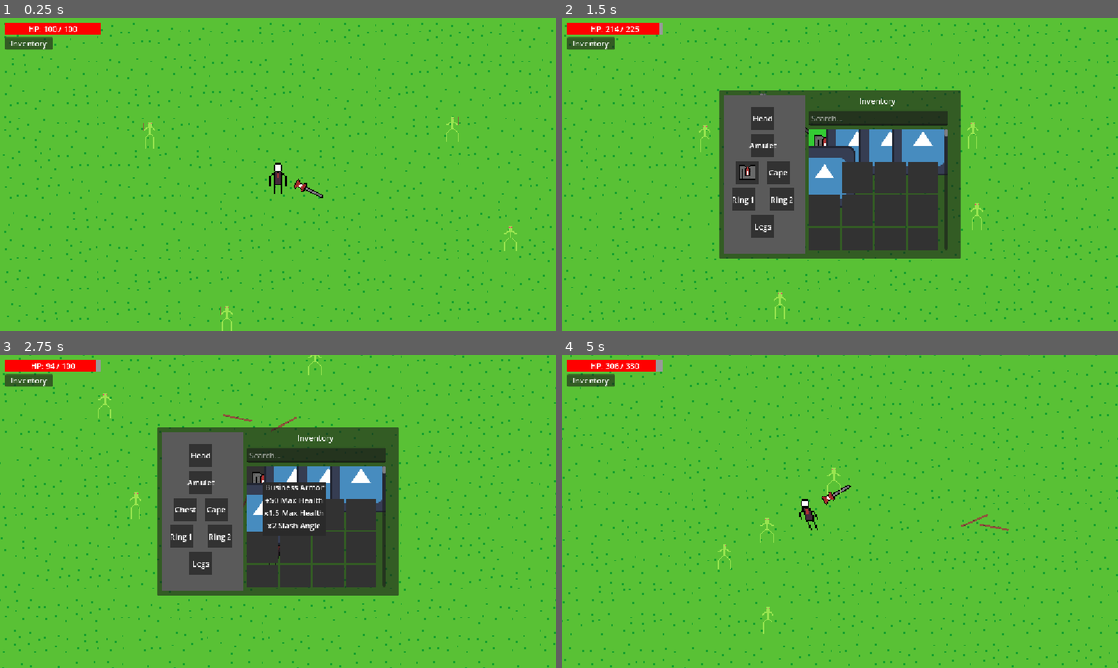
Above: before the commit, frames 1-4 (two rows, left to right).
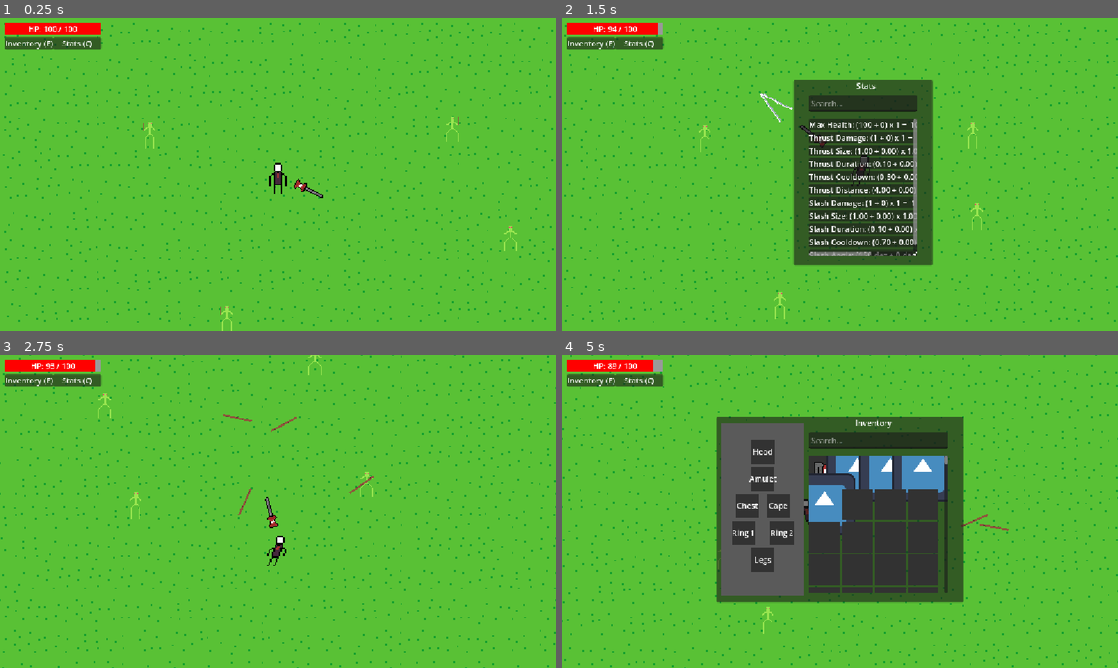
Above: after the commit, the same moments.

Repository: LavaWander/Slesh
Game: Godot game, scene res://world.tscn
The game is run twice, just before and just after one commit, with the same random seed, the same clock (stepped at 60 frames per second) and the same inputs.
Inputs (mouse positions are in pixels of both pictures, inside the frame that each line leads up to):
- Up to frame 1 (0.25 s): no input
- Up to frame 2 (1.5 s): click (589, 43) at 0.5 s; move the mouse to (823, 143) at 1.27 s; hold D (move_right) from 1.28 s (still down); hold C (stats_toggle, bound only after the commit) from 1.28 s (still down); click (823, 143) at 1.42 s
- Up to frame 3 (2.75 s): release D (move_right) at 2.03 s; release C (stats_toggle, bound only after the commit) at 2.03 s; hold S (move_down) from 2.03 s (still down); right-click (261, 480) at 2.1 s; click (261, 480) at 2.17 s; tap C (stats_toggle, bound only after the commit) at 2.3 s
- Up to frame 4 (5 s): move the mouse to (856, 480) at 2.77 s; release S (move_down) at 2.78 s; press the mouse at (856, 480) at 2.78 s; hold D (move_right) 2.78-3.53 s; tap C (stats_toggle, bound only after the commit) at 3.05, 3.8 s; move the mouse to (823, 480) at 3.52 s; release the mouse at (823, 480) at 3.53 s; hold W (move_up) 3.53-4.28 s; tap Shift (run) at 3.6 s; click (823, 480) at 3.67 s; move the mouse to (856, 480) at 4.27 s; hold A (move_left) from 4.28 s (still down); hold C (stats_toggle, bound only after the commit) from 4.28 s (still down); click (856, 480) at 4.42 s; tap E (inventory_toggle) at 4.9 s

The runs differ from the first frame. In frame 1, 0.4% of the frame differs, in the area x 1-19%, y 6-11%; in frame 2, 21%; in frame 3, 24%; in frame 4, 27%, in the area x 1-73%, y 1-79%.

Commit message:
Added stats menu

Diff:
--- a/Game/components/stats_component.gd
+++ b/Game/components/stats_component.gd
@@ -149,7 +149,22 @@
 		"add": add,
 		"mult": mult,
 		"final": final_value,
+		"base_text": _format_stat_value(stat_name, base),
+		"add_text": _format_stat_value(stat_name, add),
+		"mult_text": _format_stat_value(stat_name, mult),
+		"final_text": _format_stat_value(stat_name, final_value),
 	}
+
+func _format_stat_value(stat_name: StringName, value: float) -> String:
+	var meta: Dictionary = STAT_META.get(stat_name, {})
+
+	if meta.get("display_as_degrees", false):
+		return "%d deg" % int(round(rad_to_deg(value)))
+
+	if meta.get("round_to_int", false):
+		return str(int(round(value)))
+
+	return "%.2f" % value
 
 
 
--- a/Game/player/player.tscn
+++ b/Game/player/player.tscn
@@ -82,6 +82,7 @@
 [node name="HealthComponent" type="Node" parent="." unique_id=1778448595]
 script = ExtResource("4_yw30f")
 max_health = 100
+destroy_owner_on_death = true
 metadata/_custom_type_script = "uid://d33y34jivyra6"
 
 [node name="InventoryComponent" type="Node" parent="." unique_id=2133785455]
--- a/Game/project.godot
+++ b/Game/project.godot
@@ -81,6 +81,11 @@
 "events": [Object(InputEventKey,"resource_local_to_scene":false,"resource_name":"","device":-1,"window_id":0,"alt_press …(195 unchanged characters)…
 ]
 }
+stats_toggle={
+"deadzone": 0.2,
+"events": [Object(InputEventKey,"resource_local_to_scene":false,"resource_name":"","device":-1,"window_id":0,"alt_pressed":false,"shift_pressed":false,"ctrl_pressed":false,"meta_pressed":false,"pressed":false,"keycode":0,"physical_keycode":67,"key_label":0,"unicode":99,"location":0,"echo":false,"script":null)
+]
+}
 
 [physics]
 
--- /dev/null
+++ b/Game/ui/common/stat_row.gd
@@ -0,0 +1,14 @@
+extends PanelContainer
+
+@onready var name_label: Label = $MarginContainer/HBoxContainer/NameLabel
+@onready var formula_label: Label = $MarginContainer/HBoxContainer/FormulaLabel
+@onready var final_value_label: Label = $MarginContainer/HBoxContainer/FinalValueLabel
+
+func set_breakdown(breakdown: Dictionary) -> void:
+	name_label.text = breakdown.label + ":"
+	formula_label.text = "(%s + %s) x %s = " % [
+		breakdown.base_text,
+		breakdown.add_text,
+		breakdown.mult_text,
+	]
+	final_value_label.text = breakdown.final_text
--- /dev/null
+++ b/Game/ui/common/stat_row.tscn
@@ -0,0 +1,33 @@
+[gd_scene format=3 uid="uid://dysat8h60tlao"]
+
+[ext_resource type="Script" uid="uid://cl5bjwmpdsxif" path="res://ui/common/stat_row.gd" id="1_uk0gt"]
+
+[node name="StatRow" type="PanelContainer" unique_id=1642379408]
+anchors_preset = 15
+anchor_right = 1.0
+anchor_bottom = 1.0
+offset_right = -993.0
+offset_bottom = -611.0
+grow_horizontal = 2
+grow_vertical = 2
+script = ExtResource("1_uk0gt")
+
+[node name="MarginContainer" type="MarginContainer" parent="." unique_id=454979971]
+layout_mode = 2
+
+[node name="HBoxContainer" type="HBoxContainer" parent="MarginContainer" unique_id=776865798]
+layout_mode = 2
+
+[node name="NameLabel" type="Label" parent="MarginContainer/HBoxContainer" unique_id=34233313]
+layout_mode = 2
+text = "damage"
+
+[node name="FormulaLabel" type="Label" parent="MarginContainer/HBoxContainer" unique_id=163560338]
+layout_mode = 2
+text = "(1 + 2) * 3"
+horizontal_alignment = 1
+
+[node name="FinalValueLabel" type="Label" parent="MarginContainer/HBoxContainer" unique_id=1200053166]
+layout_mode = 2
+text = "9"
+horizontal_alignment = 2
--- a/Game/ui/hud/hud.gd
+++ b/Game/ui/hud/hud.gd
@@ -4,10 +4,12 @@
 
 signal inventory_toggle_requested
 signal inventory_exit_requested
+signal stats_toggle_requested
 
 @onready var health_label: Label = $HealthUI/HealthLabel
 @onready var health_bar: ProgressBar = $HealthUI/HealthBar
 @onready var inventory_button: Button = $InventoryButton/Button
+@onready var stats_button: Button = $StatsButton/Button
 
 var player: Node = null
 var health: HealthComponent = null
@@ -19,6 +21,7 @@
 	_refresh_health_display()
 
 	inventory_button.pressed.connect(_on_inventory_button_pressed)
+	stats_button.pressed.connect(_on_stats_button_pressed)
 
 
 func _find_player() -> void:
@@ -65,9 +68,17 @@
 			return
 		inventory_toggle_requested.emit()
 
+	if event.is_action_pressed("stats_toggle"):
+		if UIState.block_game_input:
+			return
+		stats_toggle_requested.emit()
+
 	if event.is_action_pressed("menu_exit"):
 		inventory_exit_requested.emit()
 
 
 func _on_inventory_button_pressed() -> void:
 	inventory_toggle_requested.emit()
+
+func _on_stats_button_pressed() -> void:
+	stats_toggle_requested.emit()
--- a/Game/ui/hud/hud.tscn
+++ b/Game/ui/hud/hud.tscn
@@ -76,6 +76,36 @@
 anchor_bottom = 1.0
 grow_horizontal = 2
 grow_vertical = 2
-text = "Inventory"
+text = "Inventory (E)"
 horizontal_alignment = 1
 vertical_alignment = 1
+
+[node name="StatsButton" type="Control" parent="." unique_id=1382937315]
+layout_mode = 1
+anchor_left = 0.009000001
+anchor_top = 0.062000003
+anchor_right = 0.095000006
+anchor_bottom = 0.1
+offset_left = 99.631996
+offset_top = -0.1760025
+offset_right = 100.55999
+offset_bottom = 0.19999695
+
+[node name="Button" type="Button" parent="StatsButton" unique_id=1316175335]
+layout_mode = 1
+anchors_preset = 15
+anchor_right = 1.0
+anchor_bottom = 1.0
+grow_horizontal = 2
+grow_vertical = 2
+
+[node name="Label" type="Label" parent="StatsButton" unique_id=1105728608]
+layout_mode = 1
+anchors_preset = 15
+anchor_right = 1.0
+anchor_bottom = 1.0
+grow_horizontal = 2
+grow_vertical = 2
+text = "Stats (C)"
+horizontal_alignment = 1
+vertical_alignment = 1
--- a/Game/ui/inventory/inventory_panel.tscn
+++ b/Game/ui/inventory/inventory_panel.tscn
@@ -18,27 +18,26 @@
 [node name="Background" type="Panel" parent="." unique_id=1168425956]
 layout_mode = 1
 anchors_preset = -1
-anchor_left = 0.28300002
-anchor_top = 0.23
-anchor_right = 0.717
-anchor_bottom = 0.77000004
-offset_left = -0.016021729
-offset_top = -0.040008545
-offset_right = 0.015991211
-offset_bottom = 0.039978027
+anchor_left = 0.27800003
+anchor_top = 0.19800001
+anchor_right = 0.72200006
+anchor_bottom = 0.79
+offset_left = -0.25604248
+offset_top = -0.3040161
+offset_right = 0.2559204
+offset_bottom = 0.07998657
 grow_horizontal = 2
 grow_vertical = 2
 
 [node name="TitleLabel" type="Label" parent="Background" unique_id=1892398937]
 layout_mode = 1
 anchors_preset = -1
-anchor_left = 0.58000004
-anchor_top = 0.031000001
-anchor_right = 0.73
-anchor_bottom = 0.097
-offset_left = -3.0517578e-05
-offset_top = 0.14999962
-offset_bottom = 0.049999237
+anchor_left = 0.563
+anchor_right = 0.71300006
+anchor_bottom = 0.066
+offset_left = -0.25598145
+offset_right = -0.25598145
+offset_bottom = -0.10000038
 grow_horizontal = 2
 text = "Inventory"
 horizontal_alignment = 1
@@ -46,13 +45,15 @@
 
 [node name="SlotsScroll" type="ScrollContainer" parent="Background" unique_id=1341095384]
 layout_mode = 1
-anchors_preset = 15
-anchor_right = 1.0
-anchor_bottom = 1.0
-offset_left = 186.0
-offset_top = 81.0
-offset_right = -26.0
-offset_bottom = -19.0
+anchors_preset = -1
+anchor_left = 0.37500003
+anchor_top = 0.21100001
+anchor_right = 0.93700004
+anchor_bottom = 0.95100003
+offset_left = -1.5258789e-05
+offset_top = -0.024002075
+offset_right = 0.25598145
+offset_bottom = -0.184021
 grow_horizontal = 2
 grow_vertical = 2
 
@@ -63,13 +64,13 @@
 [node name="SearchBox" type="LineEdit" parent="Background" unique_id=1046621527]
 layout_mode = 1
 anchors_preset = -1
-anchor_left = 0.372
-anchor_top = 0.123
-anchor_right = 0.9480001
-anchor_bottom = 0.21400002
-offset_top = -0.05000305
-offset_right = -3.0517578e-05
-offset_bottom = -0.90000916
+anchor_left = 0.37500003
+anchor_top = 0.083000004
+anchor_right = 0.93700004
+anchor_bottom = 0.172
+offset_top = 0.12799072
+offset_right = 0.25598145
+offset_bottom = 0.04598999
 placeholder_text = "Search..."
 clear_button_enabled = true
 
@@ -93,58 +94,84 @@
 
 [node name="ChestSlot" parent="Background/EquipmentPanel" unique_id=2144085215 instance=ExtResource("3_obcwt")]
 layout_mode = 1
-offset_left = 24.0
-offset_top = 136.0
-offset_right = 64.944
-offset_bottom = 159.728
+anchor_left = 0.17300001
+anchor_top = 0.411
+anchor_right = 0.453
+anchor_bottom = 0.54800004
+offset_left = -0.0015277863
+offset_top = -0.96961975
+offset_right = -0.0011444092
+offset_bottom = 0.08517456
 slot_name = &"chest"
 
 [node name="CapeSlot" parent="Background/EquipmentPanel" unique_id=1479226154 instance=ExtResource("3_obcwt")]
 layout_mode = 1
-offset_left = 88.0
-offset_top = 136.0
-offset_right = 128.944
-offset_bottom = 159.728
+anchor_left = 0.545
+anchor_top = 0.411
+anchor_right = 0.82500005
+anchor_bottom = 0.54800004
+offset_left = 0.002571106
+offset_top = -0.96961975
+offset_right = 0.0029449463
+offset_bottom = 0.08517456
 slot_name = &"cape"
 
 [node name="Ring1Slot" parent="Background/EquipmentPanel" unique_id=22692511 instance=ExtResource("3_obcwt")]
 layout_mode = 1
-offset_left = 16.0
-offset_top = 192.0
-offset_right = 56.944
-offset_bottom = 215.728
+anchor_left = 0.126
+anchor_top = 0.564
+anchor_right = 0.40600002
+anchor_bottom = 0.70400006
+offset_left = 0.08397865
+offset_top = -0.033096313
+offset_right = 0.084358215
+offset_bottom = -0.0579834
 slot_name = &"ring1"
 
 [node name="Ring2Slot" parent="Background/EquipmentPanel" unique_id=1845736583 instance=ExtResource("3_obcwt")]
 layout_mode = 1
-offset_left = 96.0
-offset_top = 192.0
-offset_right = 136.944
-offset_bottom = 215.728
+anchor_left = 0.592
+anchor_top = 0.564
+anchor_right = 0.87100005
+anchor_bottom = 0.70400006
+offset_left = -0.08293152
+offset_top = -0.033096313
+offset_right = 0.08947754
+offset_bottom = -0.0579834
 slot_name = &"ring2"
 
 [node name="LegsSlot" parent="Background/EquipmentPanel" unique_id=1550163426 instance=ExtResource("3_obcwt")]
 layout_mode = 1
-offset_left = 56.0
-offset_top = 248.0
-offset_right = 96.944
-offset_bottom = 271.728
+anchor_left = 0.35900003
+anchor_top = 0.72
+anchor_right = 0.63900006
+anchor_bottom = 0.85600007
+offset_left = 0.0005187988
+offset_top = -0.17626953
+offset_right = 0.00089263916
+offset_bottom = 1.2384338
 slot_name = &"legs"
 
 [node name="HeadSlot" parent="Background/EquipmentPanel" unique_id=1888406043 instance=ExtResource("3_obcwt")]
 layout_mode = 1
-anchor_right = 0.095000006
-anchor_bottom = 0.07300001
-offset_left = 56.0
-offset_top = 24.0
-offset_right = 88.04
-offset_bottom = 48.056
+anchor_left = 0.35900003
+anchor_top = 0.097
+anchor_right = 0.64000005
+anchor_bottom = 0.23300001
+offset_left = 0.0005187988
+offset_top = 0.036476135
+offset_right = 0.042564392
+offset_bottom = 1.419281
 slot_name = &"head"
 
 [node name="AmuletSlot" parent="Background/EquipmentPanel" unique_id=7700167 instance=ExtResource("3_obcwt")]
 layout_mode = 1
-offset_left = 56.0
-offset_top = 80.0
-offset_right = 96.944
-offset_bottom = 103.728
+anchor_left = 0.35900003
+anchor_top = 0.25300002
+anchor_right = 0.63900006
+anchor_bottom = 0.393
+offset_left = 0.0005187988
+offset_top = -0.106681824
+offset_right = 0.00089263916
+offset_bottom = -0.13156128
 slot_name = &"amulet"
--- /dev/null
+++ b/Game/ui/stats/stats_panel.gd
@@ -0,0 +1,81 @@
+extends Control
+
+@export var stat_row_scene: PackedScene
+
+@onready var search_box: LineEdit = $Background/SearchBox
+@onready var stats_list: VBoxContainer = $Background/StatsScroll/StatsList
+
+var player: Node = null
+var stats: StatsComponent = null
+var search_text := ""
+
+func _ready() -> void:
+	visible = false
+	_find_player()
+	_cache_stats()
+
+	search_box.text_changed.connect(_on_search_text_changed)
+	search_box.focus_entered.connect(_on_search_focus_entered)
+	search_box.focus_exited.connect(_on_search_focus_exited)
+
+func _find_player() -> void:
+	player = get_tree().get_first_node_in_group("player")
+
+func _cache_stats() -> void:
+	if player == null:
+		push_warning("StatsPanel could not find player.")
+		return
+
+	stats = player.get_node_or_null("StatsComponent") as StatsComponent
+	if stats == null:
+		push_warning("StatsPanel could not find StatsComponent.")
+		return
+
+	if not stats.stats_changed.is_connected(_on_stats_changed):
+		stats.stats_changed.connect(_on_stats_changed)
+
+func open() -> void:
+	_refresh()
+	visible = true
+
+func close() -> void:
+	visible = false
+	search_box.release_focus()
+	UIState.block_game_input = false
+
+func toggle() -> void:
+	if visible:
+		close()
+	else:
+		open()
+
+func _on_stats_changed() -> void:
+	if visible:
+		_refresh()
+
+func _on_search_text_changed(new_text: String) -> void:
+	search_text = new_text.strip_edges().to_lower()
+	if visible:
+		_refresh()
+
+func _refresh() -> void:
+	for child in stats_list.get_children():
+		child.queue_free()
+
+	if stats == null or stat_row_scene == null:
+		return
+
+	for breakdown in stats.get_all_breakdowns():
+		var label_text: String = String(breakdown.label).to_lower()
+		if search_text != "" and not label_text.contains(search_text):
+			continue
+
+		var row = stat_row_scene.instantiate()
+		stats_list.add_child(row)
+		row.set_breakdown(breakdown)
+
+func _on_search_focus_entered() -> void:
+	UIState.block_game_input = true
+
+func _on_search_focus_exited() -> void:
+	UIState.block_game_input = false
--- /dev/null
+++ b/Game/ui/stats/stats_panel.tscn
@@ -0,0 +1,78 @@
+[gd_scene format=3 uid="uid://7pgpjb8y1y3a"]
+
+[ext_resource type="Script" uid="uid://bj2grelhogbe3" path="res://ui/stats/stats_panel.gd" id="1_p1yf4"]
+[ext_resource type="PackedScene" uid="uid://dysat8h60tlao" path="res://ui/common/stat_row.tscn" id="2_ocqps"]
+
+[node name="StatsPanel" type="Control" unique_id=715456017]
+layout_mode = 3
+anchors_preset = 15
+anchor_right = 1.0
+anchor_bottom = 1.0
+grow_horizontal = 2
+grow_vertical = 2
+mouse_filter = 2
+script = ExtResource("1_p1yf4")
+stat_row_scene = ExtResource("2_ocqps")
+
+[node name="Background" type="Panel" parent="." unique_id=1004606883]
+layout_mode = 1
+anchors_preset = -1
+anchor_left = 0.41700003
+anchor_top = 0.19800001
+anchor_right = 0.66700006
+anchor_bottom = 0.79
+offset_left = -0.3840332
+offset_top = -0.3040161
+offset_right = -0.3840332
+offset_bottom = 0.07998657
+grow_horizontal = 2
+grow_vertical = 2
+mouse_filter = 2
+
+[node name="TitleLabel" type="Label" parent="Background" unique_id=1545022760]
+layout_mode = 1
+anchors_preset = -1
+anchor_left = 0.44400004
+anchor_right = 0.59400004
+anchor_bottom = 0.066
+offset_left = 0.12799072
+offset_right = 0.12802124
+offset_bottom = -0.10000038
+grow_horizontal = 2
+text = "Stats"
+horizontal_alignment = 1
+vertical_alignment = 1
+
+[node name="SearchBox" type="LineEdit" parent="Background" unique_id=667170494]
+layout_mode = 1
+anchors_preset = -1
+anchor_left = 0.11100001
+anchor_top = 0.083000004
+anchor_right = 0.88900006
+anchor_bottom = 0.172
+offset_left = 0.03201294
+offset_top = 0.12799072
+offset_right = -0.03201294
+offset_bottom = 0.04598999
+mouse_filter = 2
+placeholder_text = "Search..."
+clear_button_enabled = true
+
+[node name="StatsScroll" type="ScrollContainer" parent="Background" unique_id=1921280228]
+layout_mode = 1
+anchors_preset = -1
+anchor_left = 0.11100001
+anchor_top = 0.21100001
+anchor_right = 0.88900006
+anchor_bottom = 0.95100003
+offset_left = 0.03199768
+offset_top = -0.024002075
+offset_right = -0.03201294
+offset_bottom = -0.184021
+grow_horizontal = 2
+grow_vertical = 2
+mouse_filter = 2
+
+[node name="StatsList" type="VBoxContainer" parent="Background/StatsScroll" unique_id=552755787]
+layout_mode = 2
+mouse_filter = 2
--- a/Game/ui_root.gd
+++ b/Game/ui_root.gd
@@ -2,15 +2,28 @@
 
 @onready var hud: Control = $HUD
 @onready var inventory_panel: Control = $InventoryPanel
+@onready var stats_panel: Control = $StatsPanel
 
 
 func _ready() -> void:
 	hud.inventory_toggle_requested.connect(_on_inventory_toggle_requested)
+	hud.stats_toggle_requested.connect(_on_stats_toggle_requested)
 	hud.inventory_exit_requested.connect(_on_inventory_exit_requested)
 
+func _on_inventory_toggle_requested() -> void:
+	if inventory_panel.visible:
+		inventory_panel.close()
+	else:
+		stats_panel.close()
+		inventory_panel.open()
 
-func _on_inventory_toggle_requested() -> void:
-	inventory_panel.toggle()
+func _on_stats_toggle_requested() -> void:
+	if stats_panel.visible:
+		stats_panel.close()
+	else:
+		inventory_panel.close()
+		stats_panel.open()
 
 func _on_inventory_exit_requested() -> void:
 	inventory_panel.close()
+	stats_panel.close()
--- a/Game/world.tscn
+++ b/Game/world.tscn
@@ -7,6 +7,7 @@
 [ext_resource type="Script" uid="uid://0p0do4t2pyqs" path="res://ui_root.gd" id="4_dwbse"]
 [ext_resource type="PackedScene" uid="uid://gbg2cvuou8uj" path="res://ui/inventory/inventory_panel.tscn" id="5_036b0"]
 [ext_resource type="PackedScene" uid="uid://cd0rxvgaldefv" path="res://ui/common/tooltip.tscn" id="7_pkg7o"]
+[ext_resource type="PackedScene" uid="uid://7pgpjb8y1y3a" path="res://ui/stats/stats_panel.tscn" id="8_gbfbk"]
 
 [sub_resource type="TileSetAtlasSource" id="TileSetAtlasSource_aqk2v"]
 texture = ExtResource("1_fj7yv")
@@ -190,3 +191,5 @@
 
 [node name="InventoryPanel" parent="UIRoot" unique_id=1032686364 instance=ExtResource("5_036b0")]
 tooltip_scene = ExtResource("7_pkg7o")
+
+[node name="StatsPanel" parent="UIRoot" unique_id=715456017 instance=ExtResource("8_gbfbk")]
Not shown, added: Game/ui/common/stat_row.gd.uid
Not shown, added: Game/ui/stats/stats_panel.gd.uid
Not shown, changed: Notes.txt
